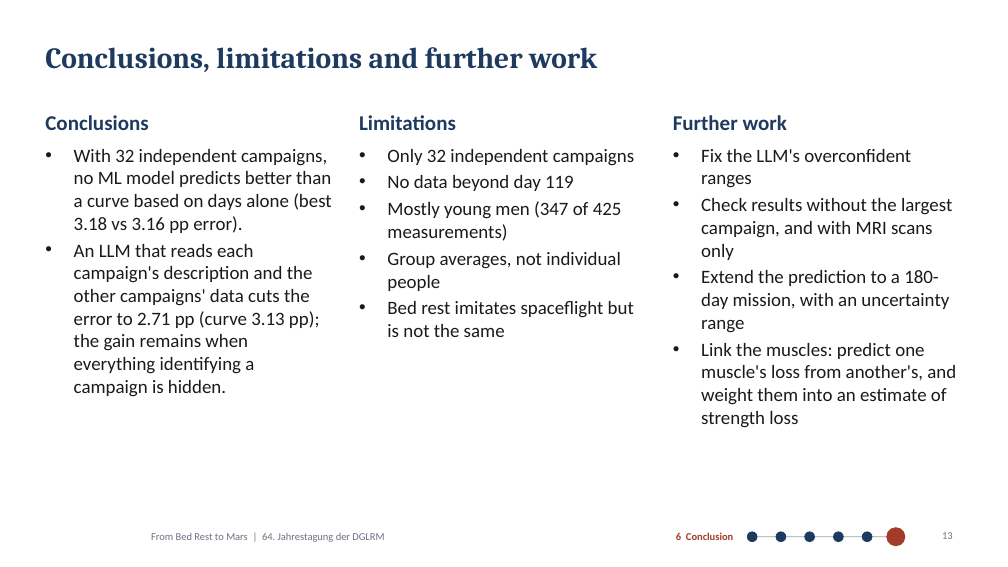
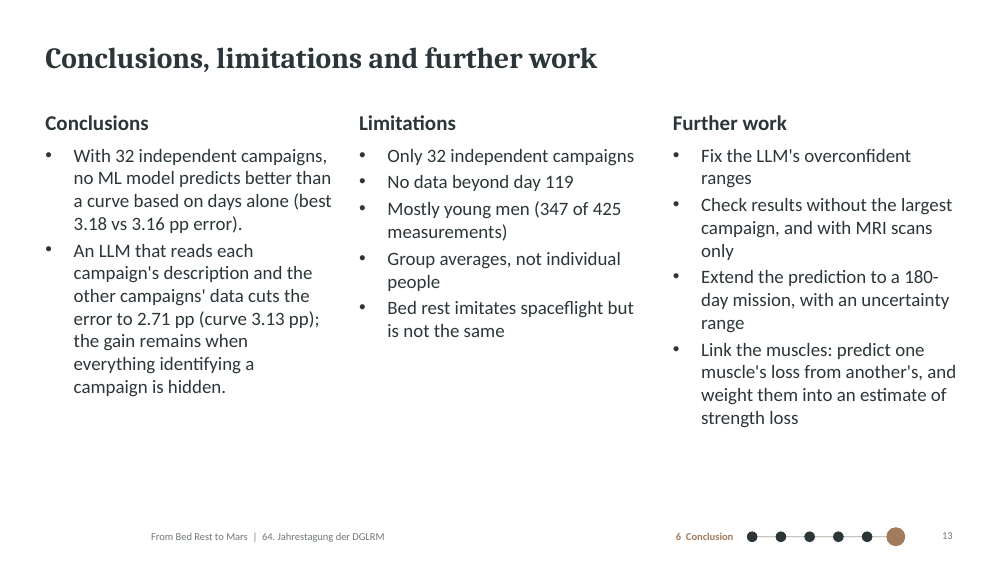
Before and after one commit to MiladBahariQaragoz/BedrestToMars, a slide deck: slide 13 of presentation/bed-rest-to-mars-talk.pptx. Drawn at 1008x567 pixels with LibreOffice and Linux fonts; fonts in the diff are those of the drawing; background and template pictures are left out. Boxes give left, top, right and bottom in pixels: in the first picture for what was removed or moved away, otherwise in the second. Text is boxed around its words. In the diff, an @@ line names an element or a change of style, - is before the commit and + after.

```diff
--- a/presentation/bed-rest-to-mars-talk.pptx
+++ b/presentation/bed-rest-to-mars-talk.pptx
@@ title "Conclusions, limitations and further work" at [45, 47, 597, 72]: text colour #1F3A5F to #2C3639 @@
@@ text "Conclusions" at [45, 115, 332, 397]: text colour #1F3A5F to #2C3639 in "Conclusions"; text colour #1A1A1A to #2C3639 @@
@@ text "Limitations" at [359, 115, 634, 337]: text colour #1F3A5F to #2C3639 in "Limitations"; text colour #1A1A1A to #2C3639 @@
@@ text "Further work" at [673, 115, 956, 428]: text colour #1F3A5F to #2C3639 in "Further work"; text colour #1A1A1A to #2C3639 @@
@@ text "6 Conclusion" at [676, 532, 733, 540]: text colour #A23B2A to #A27B5C @@
@@ line (752, 537) - (896, 537): stroke #9AA3AE 0.75 pt to #A9A598 0.75 pt @@
@@ fill #1F3A5F to #2C3639; outline #1F3A5F 0.75 pt to #2C3639 0.75 pt in 5 elements at [747, 532, 757, 542], [777, 532, 786, 542], [805, 532, 814, 542], [834, 532, 844, 542], [862, 532, 872, 542] @@
@@ ellipse at [887, 528, 905, 546]: fill #A23B2A to #A27B5C; outline #A23B2A 0.75 pt to #A27B5C 0.75 pt @@
```
Also in this commit, not shown: 17 other slides changed, 12 other files.
